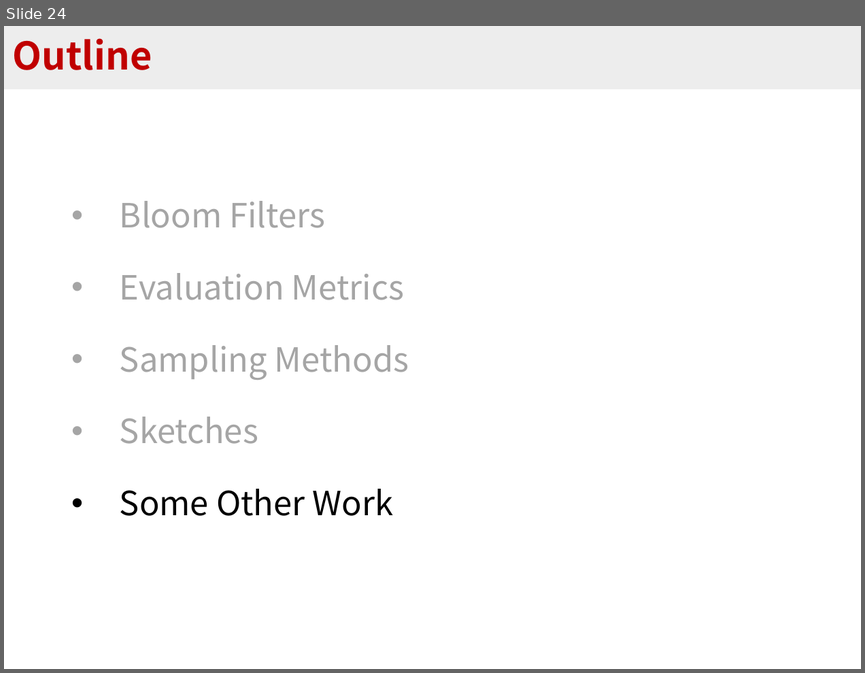
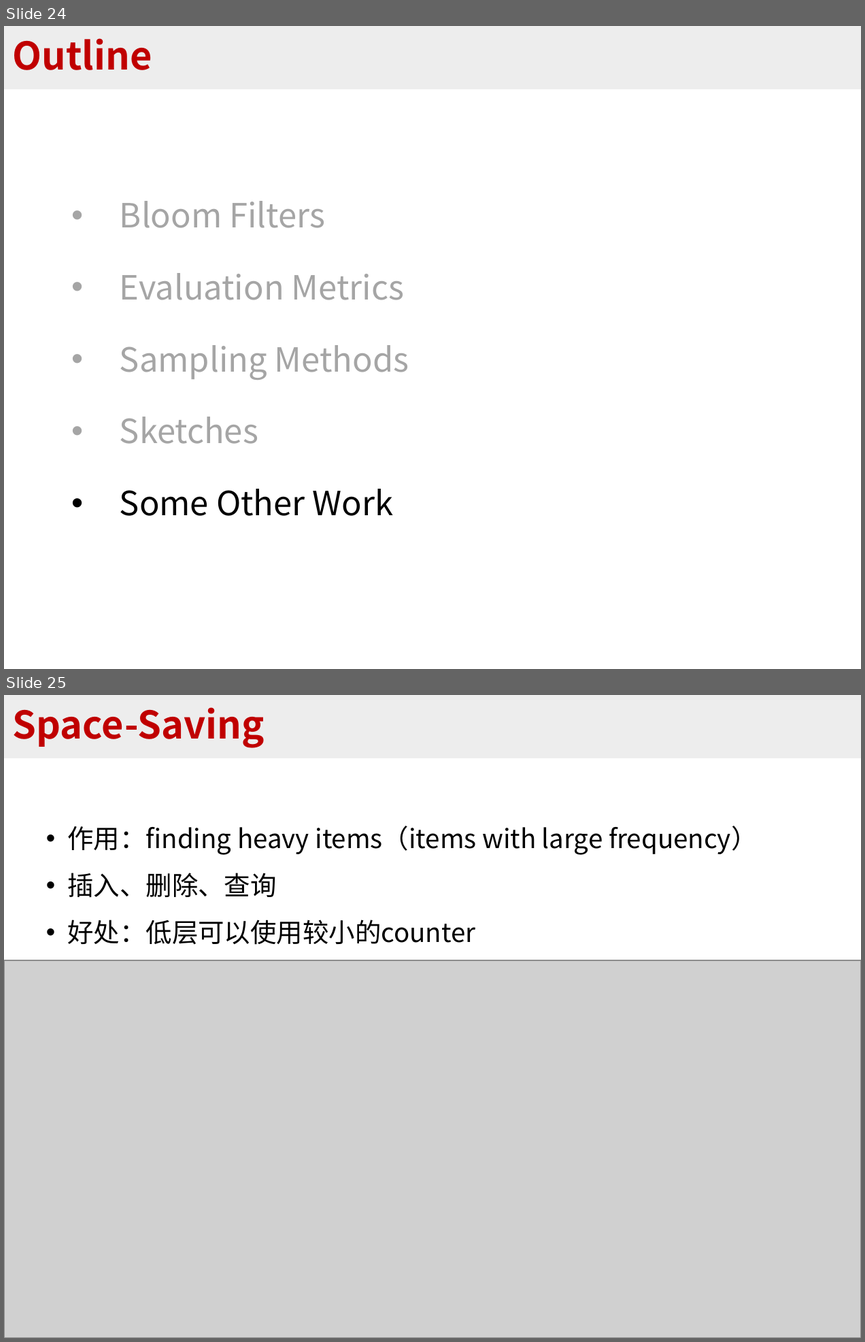
Before and after one commit to BlockLiu/Algorithms-for-Per-flow-Measurement, a slide deck: 常见sketch算法.pptx. Shown one above the other, each under a label of ours: slide 24 before the commit, slides 24 and 25 after it. The pictures are 865x673 and 865x1342 pixels, drawn with LibreOffice and Linux fonts; fonts in the diff are those of the drawing; grey boxes stand for pictures. Boxes give left, top, right and bottom in pixels: in the first picture for what was removed or moved away, otherwise in the second. Text is boxed around its words. In the diff, an @@ line names an element or a change of style, - is before the commit and + after.

Commit message:
update space saving

```diff
--- a/常见sketch算法.pptx
+++ b/常见sketch算法.pptx
@@ slide 25 added at (x1=4, y1=695, x2=861, y2=1338), background #FFFFFF @@
@@ title added at (x1=4, y1=695, x2=861, y2=758), fill #EDEDED, 32 pt, text #C00000, bold @@
+Space-Saving
@@ text added at (x1=67, y1=826, x2=757, y2=945), 22 pt, text #000000 @@
+• 作用：finding heavy items（items with large frequency）
+• 插入、删除、查询
+• 好处：低层可以使用较小的counter
@@ picture added at (x1=4, y1=960, x2=861, y2=1338) @@
```
Also in this commit, not shown: 1 other file.
